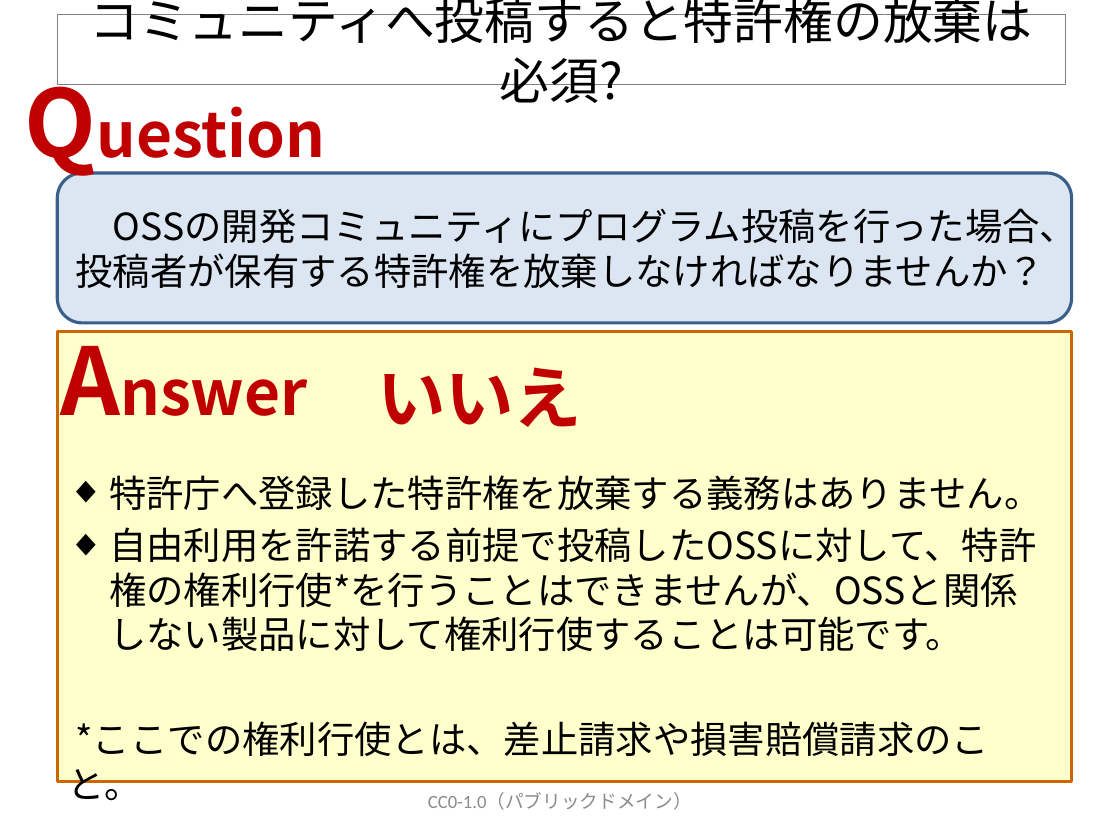
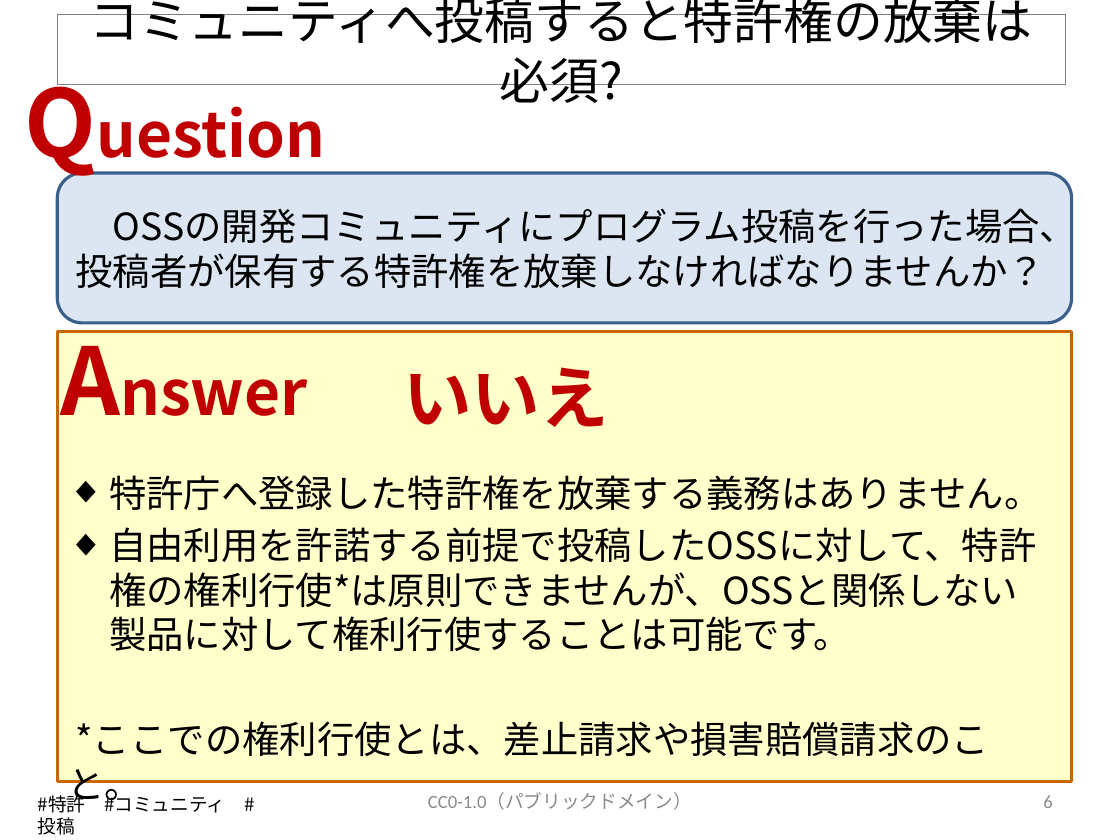
Before and after one commit to OpenChain-Project/OpenChain-JWG, a slide deck: slide 6 of Education_Material/FAQ/OSSライセンス関連でよくある誤解_CC0.pptx (slide 5 before the commit). Drawn at 1120x840 pixels with LibreOffice and Linux fonts; fonts in the diff are those of the drawing. Boxes give left, top, right and bottom in pixels: in the first picture for what was removed or moved away, otherwise in the second. Text is boxed around its words. In the diff, an @@ line names an element or a change of style, - is before the commit and + after.

```diff
--- a/Education_Material/FAQ/OSSライセンス関連でよくある誤解_CC0.pptx
+++ b/Education_Material/FAQ/OSSライセンス関連でよくある誤解_CC0.pptx
@@ text "いいえ": place and size @@
-text "いいえ" at (377, 367, 582, 427)
+text "いいえ" at (403, 367, 608, 427)
@@ text at (109, 527, 1036, 651): text changed @@
-◆ 自由利用を許諾する前提で投稿したOSSに対して、特許権の権利行使*を行うことはできませんが、OSSと関係しない製品に対して権利行使することは可能です。
+◆ 自由利用を許諾する前提で投稿したOSSに対して、特許権の権利行使*は原則できませんが、OSSと関係しない製品に対して権利行使することは可能です。
@@ text added at (38, 792, 225, 835), 12 pt, text #000000 @@
+#特許 #コミュニティ #投稿
@@ page number added at (1043, 795, 1052, 808), 12 pt, text #8C8C8C @@
+6
```
Also in this commit, not shown: 17 other slides changed, 20 slides added, 2 slides removed.
